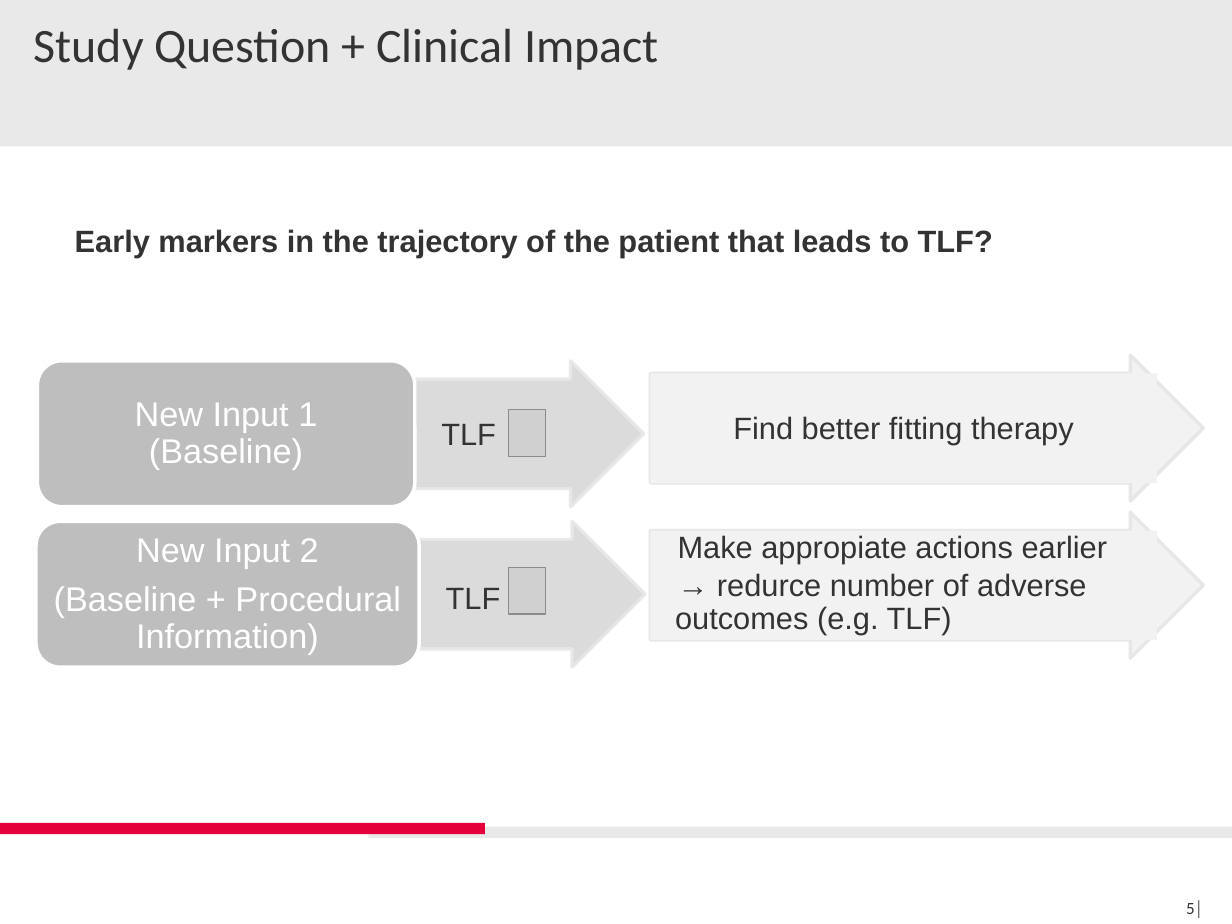
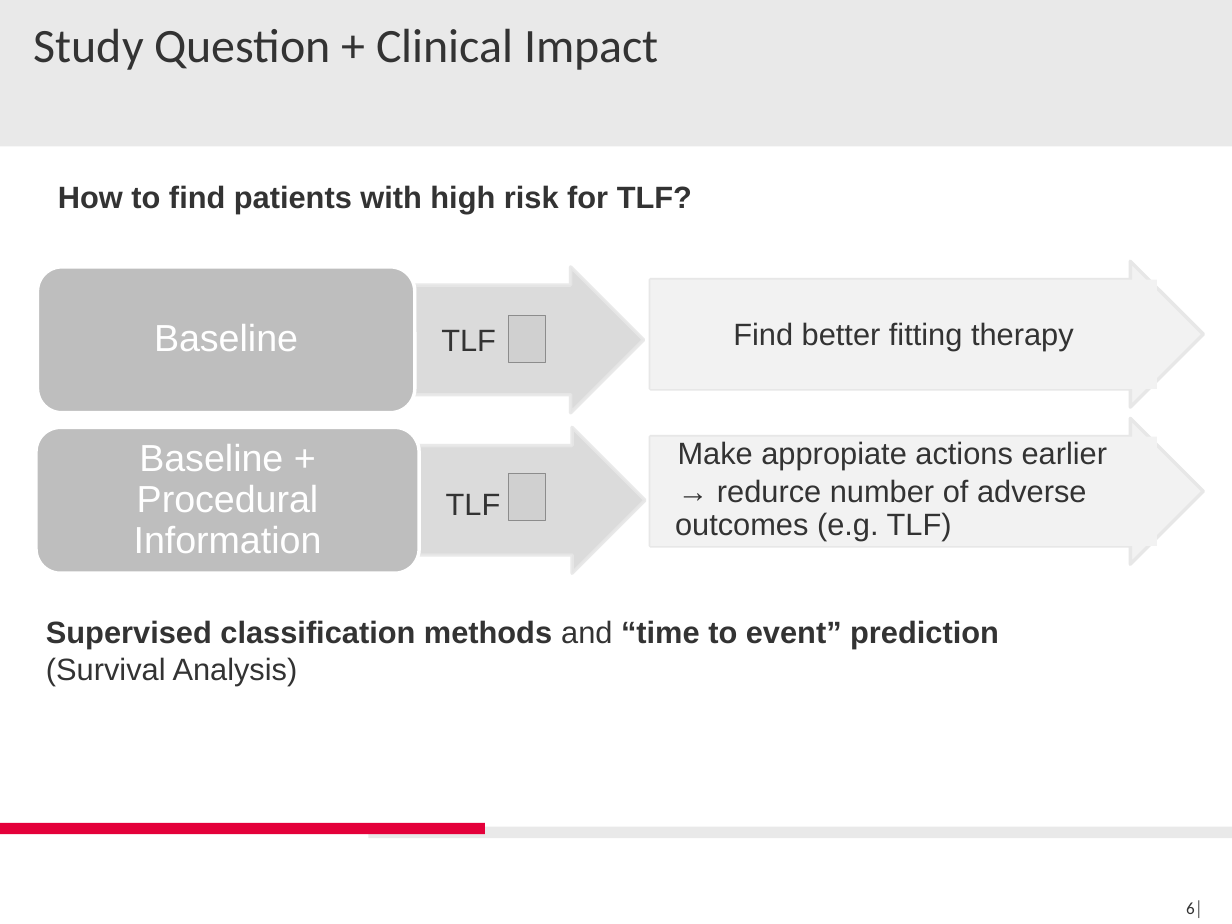
Before and after one commit to IceQueen1996/Masterarbeit, a slide deck: slide 6 of presentations/GroupDay_Introduction_Elly.pptx (slide 5 before the commit). Drawn at 1232x924 pixels with LibreOffice and Linux fonts; fonts in the diff are those of the drawing; grey boxes stand for pictures; background and template pictures are left out. Boxes give left, top, right and bottom in pixels: in the first picture for what was removed or moved away, otherwise in the second. Text is boxed around its words. In the diff, an @@ line names an element or a change of style, - is before the commit and + after.

Commit message:
update presentation

```diff
--- a/presentations/GroupDay_Introduction_Elly.pptx
+++ b/presentations/GroupDay_Introduction_Elly.pptx
@@ text at [58, 185, 692, 213]: text changed @@
-Early markers in the trajectory of the patient that leads to TLF?
+How to find patients with high risk for TLF?
@@ rounded rectangle: place and size @@
-rounded rectangle at [36, 521, 419, 667]
+rounded rectangle at [37, 267, 414, 413]
@@ right arrow: place and size @@
-right arrow at [419, 521, 644, 667]
+right arrow at [415, 267, 644, 413]
@@ text "TLF": place and size @@
-text "TLF" at [446, 588, 501, 609]
+text "TLF" at [441, 330, 496, 351]
@@ text at [154, 324, 298, 351]: text changed; size 20 to 22 pt @@
-New Input 1 (Baseline)
+Baseline
@@ 2 pictures, 2 rectangles, 2 right arrows: place and size @@
-2 pictures, 2 rectangles, 2 right arrows at [509, 355, 1204, 658]
+2 pictures, 2 rectangles, 2 right arrows at [509, 261, 1204, 564]
@@ rounded rectangle: place and size @@
-rounded rectangle at [37, 361, 414, 506]
+rounded rectangle at [36, 428, 419, 573]
@@ text at [134, 444, 322, 553]: text changed; size 20 to 22 pt @@
-New Input 2
-(Baseline + Procedural Information)
+Baseline + Procedural Information
@@ text "TLF": place and size @@
-text "TLF" at [441, 424, 496, 445]
+text "TLF" at [446, 494, 501, 515]
@@ right arrow: place and size @@
-right arrow at [415, 361, 644, 506]
+right arrow at [419, 428, 644, 573]
@@ text added at [46, 620, 999, 686], 18 pt, text #333333, bold @@
+Supervised classification methods and “time to event” prediction (Survival Analysis)
@@ page number at [1186, 900, 1203, 918]: text changed @@
-5│
+6│
```
Also in this commit, not shown: 2 other slides changed, 2 slides added, 1 slide removed.
